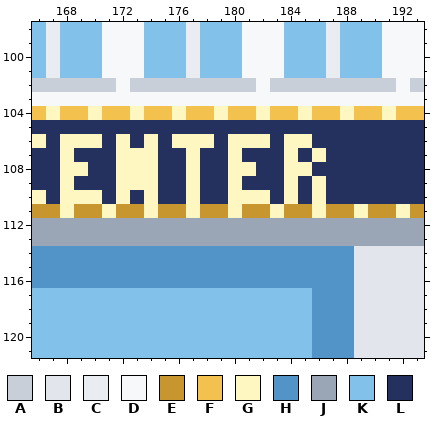
Pixel-art file, stored at src/media/photos/sprites/scenes/hospital_9.aseprite. The picture above was drawn from the file before the commit.
320x180 pixels, 1 frame. Colours within 5 levels of each other are drawn and written as one. Shown: x 166..193, y 98..121.
Palette (. is transparent): A #c9cfd8  B #e2e6ec  C #e9edf2  D #f7f8fa  E #c8962e  F #f2c14e  G #fff7c2  H #5293c8  J #9aa6b6  K #82c2ea  L #24305e
Pixels before, first column x 166:
 98 KCKKKDDDKKKCKKKDDDKKKCKKKDDD
 99 KCKKKDDDKKKCKKKDDDKKKCKKKDDD
100 KCKKKDDDKKKCKKKDDDKKKCKKKDDD
101 KCKKKDDDKKKCKKKDDDKKKCKKKDDD
102 AAAAAADAAAAAAAAADAAAAAAAAADA
103 DDDDDDDDDDDDDDDDDDDDDDDDDDDD
104 FGFFGFFGFFGFFGFFGFFGFFGFFGFF
105 LLLLLLLLLLLLLLLLLLLLLLLLLLLL
106 GLGGGLGLGLGGGLGGGLGGLLLLLLLL
107 LLGLLLGGGLLGLLGLLLGLGLLLLLLL
108 LLGGLLGGGLLGLLGGLLGGLLLLLLLL
109 LLGLLLGGGLLGLLGLLLGLGLLLLLLL
110 GLGGGLGLGLLGLLGGGLGLGLLLLLLL
111 EEGEEGEEGEEGEEGEEGEEGEEGEEGE
112 JJJJJJJJJJJJJJJJJJJJJJJJJJJJ
113 JJJJJJJJJJJJJJJJJJJJJJJJJJJJ
114 HHHHHHHHHHHHHHHHHHHHHHHBBBBB
115 HHHHHHHHHHHHHHHHHHHHHHHBBBBB
116 HHHHHHHHHHHHHHHHHHHHHHHBBBBB
117 KKKKKKKKKKKKKKKKKKKKHHHBBBBB
118 KKKKKKKKKKKKKKKKKKKKHHHBBBBB
119 KKKKKKKKKKKKKKKKKKKKHHHBBBBB
120 KKKKKKKKKKKKKKKKKKKKHHHBBBBB
121 KKKKKKKKKKKKKKKKKKKKHHHBBBBB
New version:
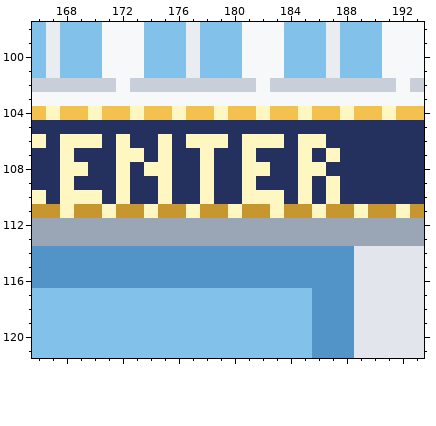
Log entry: Hospital signs: a proper N so CLINIC and CENTER no longer read as M
Difference:
y 106: x 174..176 GLG -> LGL; x 179..180 LG -> GL; x 183..184 LG -> GL; x 186 L -> G
y 107: x 174..175 GL -> LG; x 177..178 GL -> LG; x 180..181 GL -> LG; x 184..187 GLGL -> LGLG
y 108: x 173 G -> L; x 175 L -> G; x 177..178 GL -> LG; x 180 G -> L; x 182 L -> G; x 184 G -> L; x 186 L -> G
y 109: x 173..175 GGL -> LLG; x 177..178 GL -> LG; x 180..181 GL -> LG; x 184..187 GLGL -> LGLG
y 110: x 174..175 GL -> LG; x 177..178 GL -> LG; x 180 G -> L; x 183..187 LGLGL -> GLGLG
Where, in picture pixels (left, top, right, bottom), the same in both pictures:
changed: (130, 134, 340, 204)
